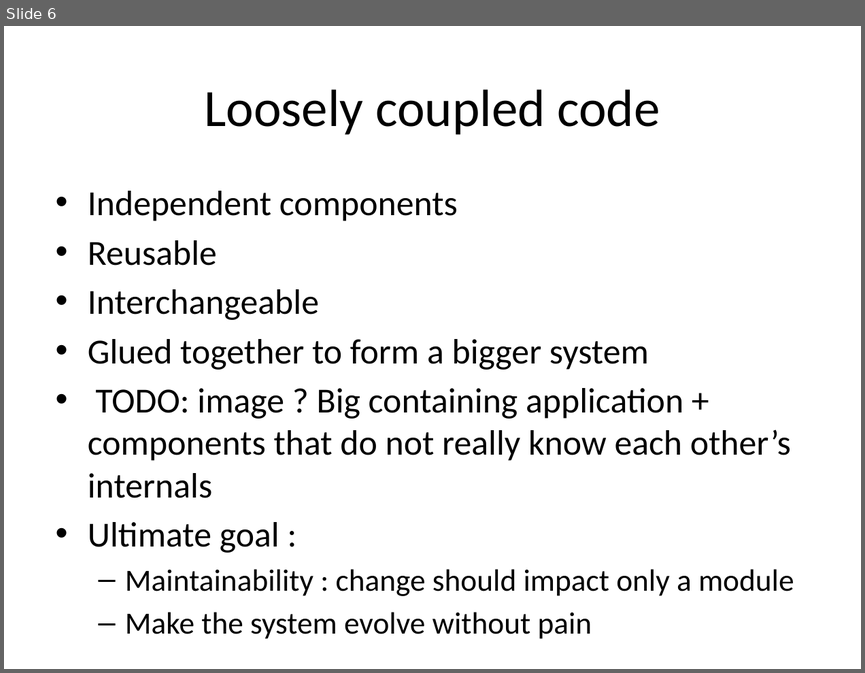
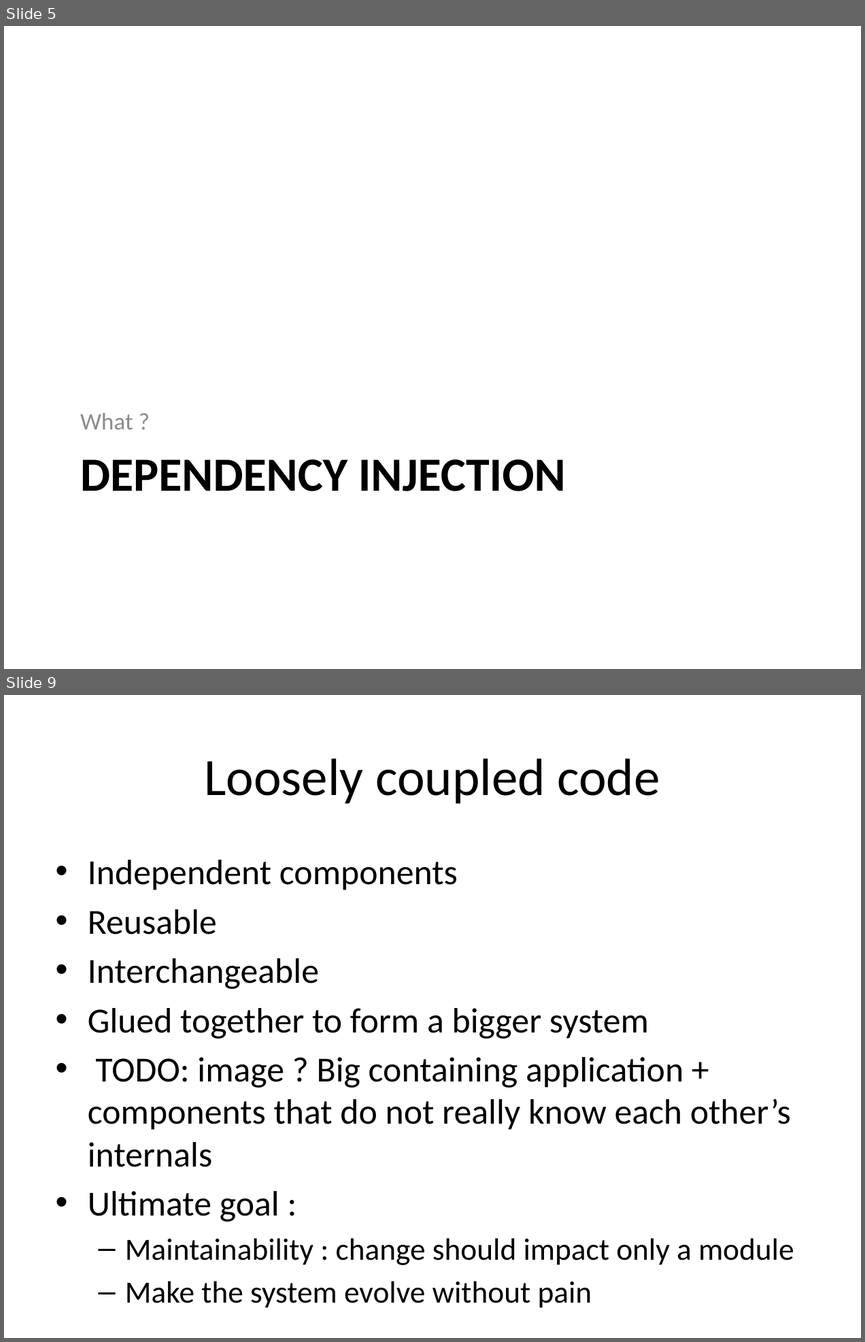
Before and after one commit to tsimbalar/DependencyInjectionTheRightWay, a slide deck: Dependency Injection - the right way.pptx. Shown one above the other, each under a label of ours: slide 6 before the commit, slides 5 and 9 after it; the slides between them are not shown. The pictures are 865x673 and 865x1342 pixels, drawn with LibreOffice and Linux fonts; fonts in the diff are those of the drawing. Boxes give left, top, right and bottom in pixels: in the first picture for what was removed or moved away, otherwise in the second. Text is boxed around its words. In the diff, an @@ line names an element or a change of style, - is before the commit and + after.

```diff
--- a/Dependency Injection - the right way.pptx
+++ b/Dependency Injection - the right way.pptx
@@ slide 5 added at (x1=4, y1=26, x2=861, y2=669), background #FFFFFF @@
@@ text added at (x1=80, y1=413, x2=133, y2=429), 20 pt, text #8C8C8C @@
+What ?
@@ title added at (x1=80, y1=459, x2=566, y2=491), 40 pt, text #000000, bold @@
+DEPENDENCY INJECTION
@@ what was slide 6 is now slide 9 @@
```
Also in this commit, not shown: 3 slides changed, 3 other slides added, 1 slide removed.
